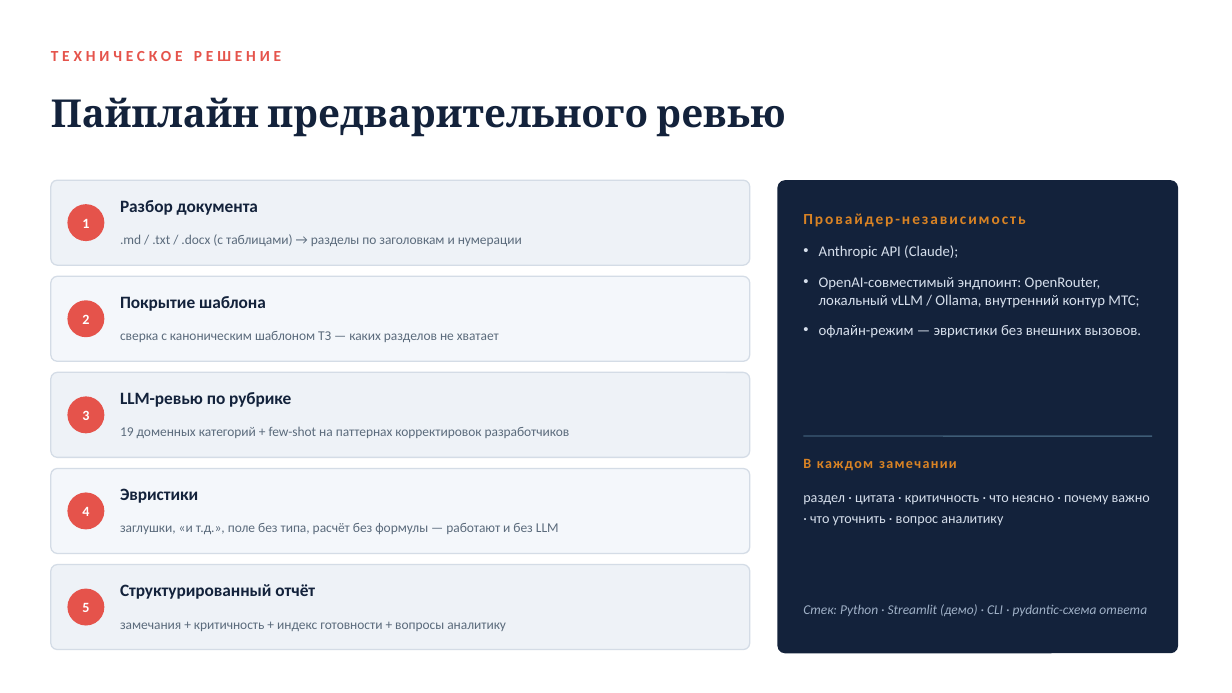
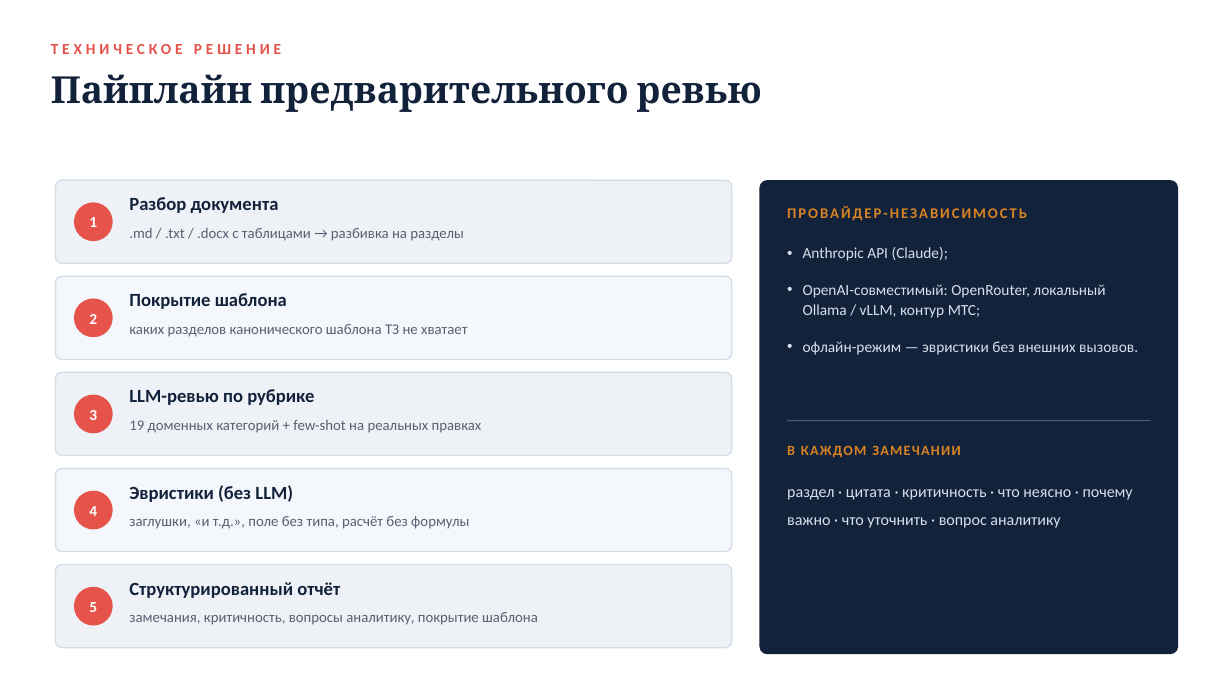
Before and after one commit to kayaal34/aitalenthub-hackathon, a slide deck: slide 5 of presentation/ТЗ-Ревьюер — промежуточная защита.pptx. Drawn at 1232x693 pixels with LibreOffice and Linux fonts; fonts in the diff are those of the drawing. Boxes give left, top, right and bottom in pixels: in the first picture for what was removed or moved away, otherwise in the second. Text is boxed around its words. In the diff, an @@ line names an element or a change of style, - is before the commit and + after.

```diff
--- a/presentation/ТЗ-Ревьюер — промежуточная защита.pptx
+++ b/presentation/ТЗ-Ревьюер — промежуточная защита.pptx
@@ text "Пайплайн предварительного ревью" at [51, 74, 762, 112]: size 30 to 29 pt; vertical alignment middle to top @@
@@ rounded rectangle: place and size @@
-rounded rectangle at [51, 180, 750, 265]
+rounded rectangle at [55, 180, 732, 263]
@@ text "Разбор документа": place and size @@
-text "Разбор документа" at [120, 200, 258, 215]
+text "Разбор документа" at [129, 197, 279, 213]
@@ rounded rectangle: place and size @@
-rounded rectangle at [777, 180, 1178, 653]
+rounded rectangle at [760, 180, 1178, 654]
@@ text at [787, 206, 1027, 221]: text changed; size 12 to 11.5 pt @@
-Провайдер-независимость
+ПРОВАЙДЕР-НЕЗАВИСИМОСТЬ
@@ text at [129, 228, 464, 241]: text changed; size 10.5 to 11.5 pt; text colour #5B6B7C to #566173 @@
-.md / .txt / .docx (с таблицами) → разделы по заголовкам и нумерации
+.md / .txt / .docx с таблицами → разбивка на разделы
@@ text "Anthropic API (Claude);": place and size @@
-text "Anthropic API (Claude);" at [819, 245, 1142, 338]
+text "Anthropic API (Claude);" at [803, 247, 1138, 355]
@@ text at [803, 247, 1138, 355]: size 11.5 to 12 pt in "Anthropic API (Claude);", "офлайн-режим — эвристики без внешних вызовов."; line spacing 1 to 1.08; more space between paragraphs @@
@@ rounded rectangle: place and size @@
-rounded rectangle at [51, 276, 750, 361]
+rounded rectangle at [55, 276, 732, 360]
@@ 5 texts, 5 ellipses: place and size @@
-5 texts, 5 ellipses at [67, 204, 104, 626]
+5 texts, 5 ellipses at [74, 202, 113, 626]
@@ text "Покрытие шаблона": place and size @@
-text "Покрытие шаблона" at [120, 296, 266, 311]
+text "Покрытие шаблона" at [129, 293, 287, 309]
@@ text at [803, 284, 1105, 318]: text changed; size 11.5 to 12 pt @@
-• OpenAI-совместимый эндпоинт: OpenRouter, локальный vLLM / Ollama, внутренний контур МТС;
+• OpenAI-совместимый: OpenRouter, локальный Ollama / vLLM, контур МТС;
@@ vertical alignment middle to top in 8 elements at [51, 44, 281, 54], [787, 206, 1027, 221], [129, 516, 469, 529], [129, 420, 482, 433], [129, 228, 464, 241], [129, 612, 538, 625], [129, 485, 293, 502], [129, 324, 467, 337] @@
@@ text at [129, 324, 467, 337]: text changed; size 10.5 to 11.5 pt; text colour #5B6B7C to #566173 @@
-сверка с каноническим шаблоном ТЗ — каких разделов не хватает
+каких разделов канонического шаблона ТЗ не хватает
@@ rounded rectangle: place and size @@
-rounded rectangle at [51, 372, 750, 457]
+rounded rectangle at [55, 372, 732, 456]
@@ text "LLM-ревью по рубрике": place and size @@
-text "LLM-ревью по рубрике" at [120, 392, 291, 407]
+text "LLM-ревью по рубрике" at [129, 389, 314, 405]
@@ text at [129, 420, 482, 433]: text changed; size 10.5 to 11.5 pt; text colour #5B6B7C to #566173 @@
-19 доменных категорий + few-shot на паттернах корректировок разработчиков
+19 доменных категорий + few-shot на реальных правках
@@ text at [787, 445, 961, 457]: text changed @@
-В каждом замечании
+В КАЖДОМ ЗАМЕЧАНИИ
@@ line moved from (803, 436) - (1153, 436) to (787, 421) - (1151, 421) @@
@@ rounded rectangle: place and size @@
-rounded rectangle at [51, 469, 750, 554]
+rounded rectangle at [55, 469, 732, 552]
@@ text "раздел · цитата · критичность ...": place and size @@
-text "раздел · цитата · критичность ..." at [803, 495, 1150, 526]
+text "раздел · цитата · критичность ..." at [787, 489, 1133, 528]
@@ text "раздел · цитата · критичность ..." at [787, 489, 1133, 528]: size 11 to 12.5 pt; line spacing 1.25 to 1.45 @@
@@ text at [129, 485, 293, 502]: text changed; size 13.5 to 14.5 pt @@
-Эвристики
+Эвристики (без LLM)
@@ text at [129, 516, 469, 529]: text changed; size 10.5 to 11.5 pt; text colour #5B6B7C to #566173 @@
-заглушки, «и т.д.», поле без типа, расчёт без формулы — работают и без LLM
+заглушки, «и т.д.», поле без типа, расчёт без формулы
@@ proportions changed in 5 elements at [55, 180, 732, 263], [55, 276, 732, 360], [55, 372, 732, 456], [55, 469, 732, 552], [55, 565, 732, 648] @@
@@ rounded rectangle: place and size @@
-rounded rectangle at [51, 565, 750, 650]
+rounded rectangle at [55, 565, 732, 648]
@@ size 11 to 12 pt in 5 elements at [89, 217, 97, 227], [89, 314, 97, 324], [89, 410, 97, 420], [89, 506, 97, 516], [89, 602, 97, 612] @@
@@ size 13.5 to 14.5 pt; vertical alignment middle to top in 4 elements at [129, 197, 279, 213], [129, 293, 287, 309], [129, 389, 314, 405], [129, 582, 340, 598] @@
@@ text "Структурированный отчёт": place and size @@
-text "Структурированный отчёт" at [120, 584, 315, 599]
+text "Структурированный отчёт" at [129, 582, 340, 598]
@@ text at [129, 612, 538, 625]: text changed; size 10.5 to 11.5 pt; text colour #5B6B7C to #566173 @@
-замечания + критичность + индекс готовности + вопросы аналитику
+замечания, критичность, вопросы аналитику, покрытие шаблона
@@ text removed at [803, 604, 1147, 616] @@
-Стек: Python · Streamlit (демо) · CLI · pydantic-схема ответа
```
Also in this commit, not shown: 7 other slides changed, 1 slide added, 14 other files.
